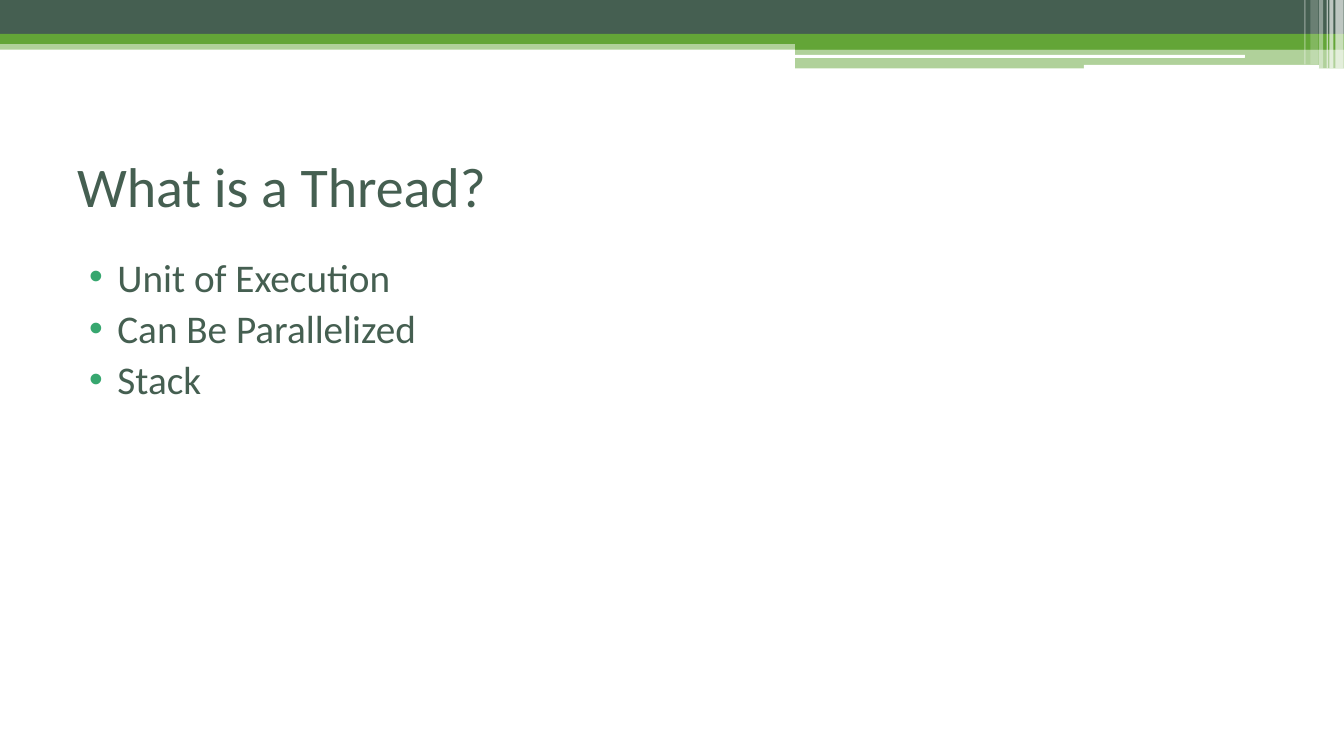
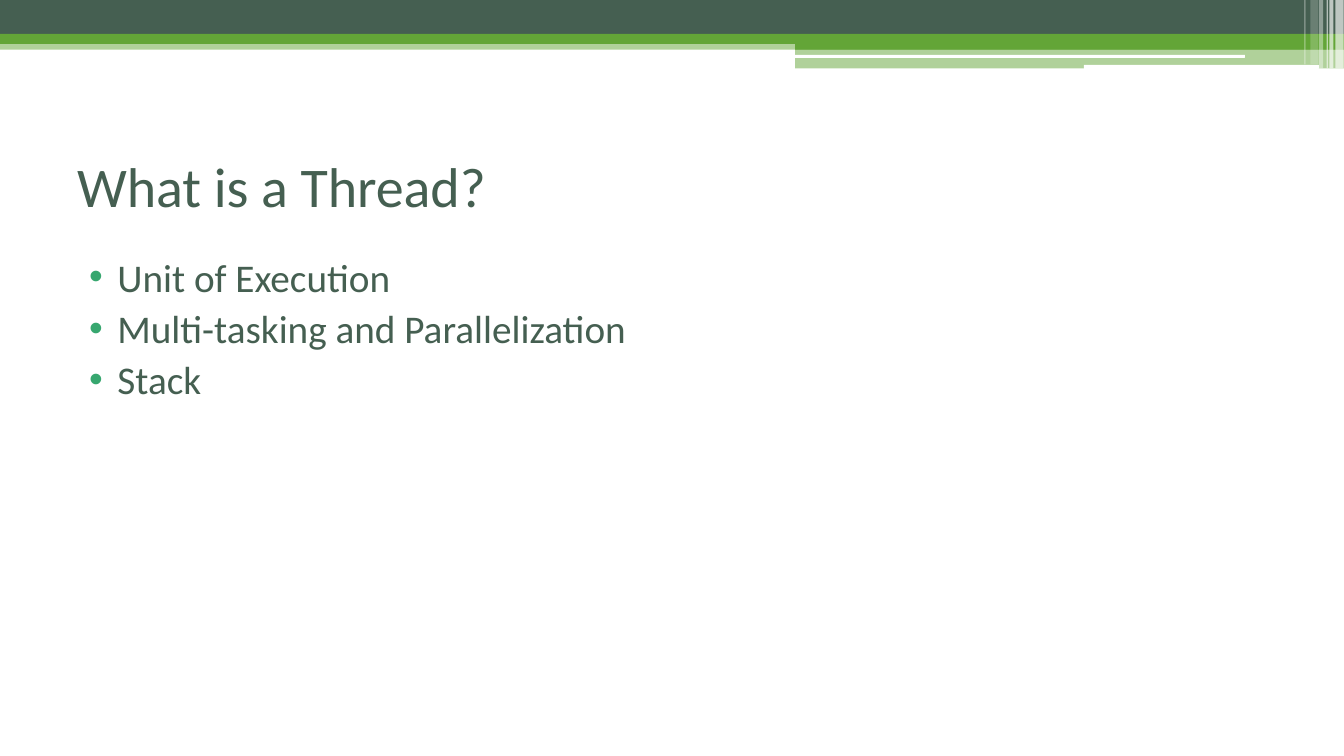
Before and after one commit to taskmatics/evolution-of-threading, a slide deck: slide 3 of Slides/Evolution of Threading in .NET.pptx. Drawn at 1344x756 pixels with LibreOffice and Linux fonts; fonts in the diff are those of the drawing. Boxes give left, top, right and bottom in pixels: in the first picture for what was removed or moved away, otherwise in the second. Text is boxed around its words. In the diff, an @@ line names an element or a change of style, - is before the commit and + after.

```diff
--- a/Slides/Evolution of Threading in .NET.pptx
+++ b/Slides/Evolution of Threading in .NET.pptx
@@ text at [117,315,625,350]: text changed @@
-• Can Be Parallelized
+• Multi-tasking and Parallelization
```
Also in this commit, not shown: 2 other slides changed.
